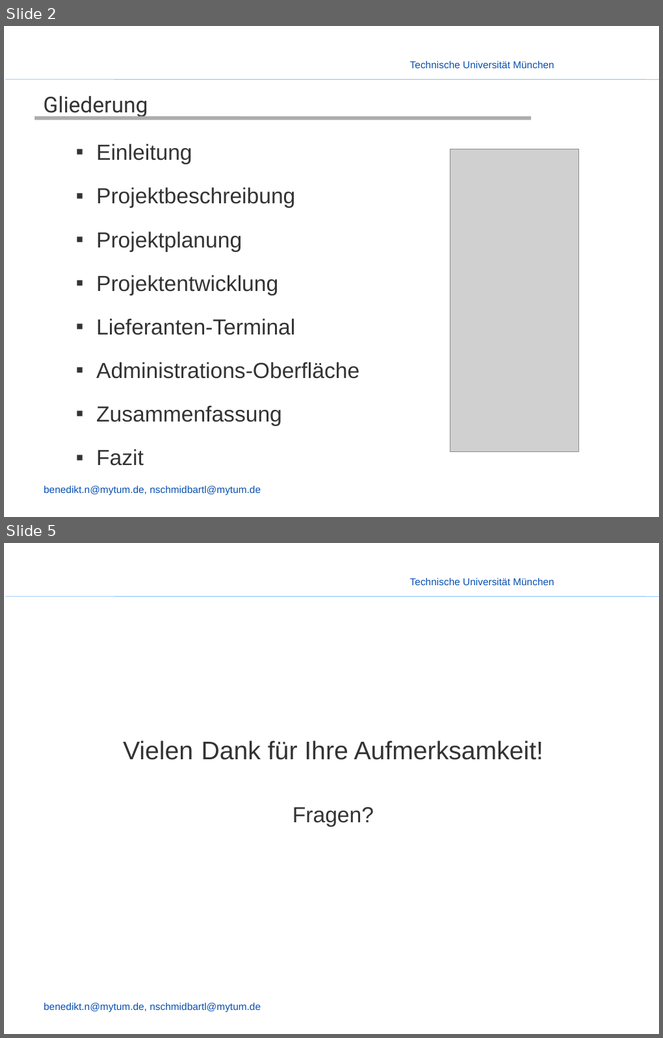
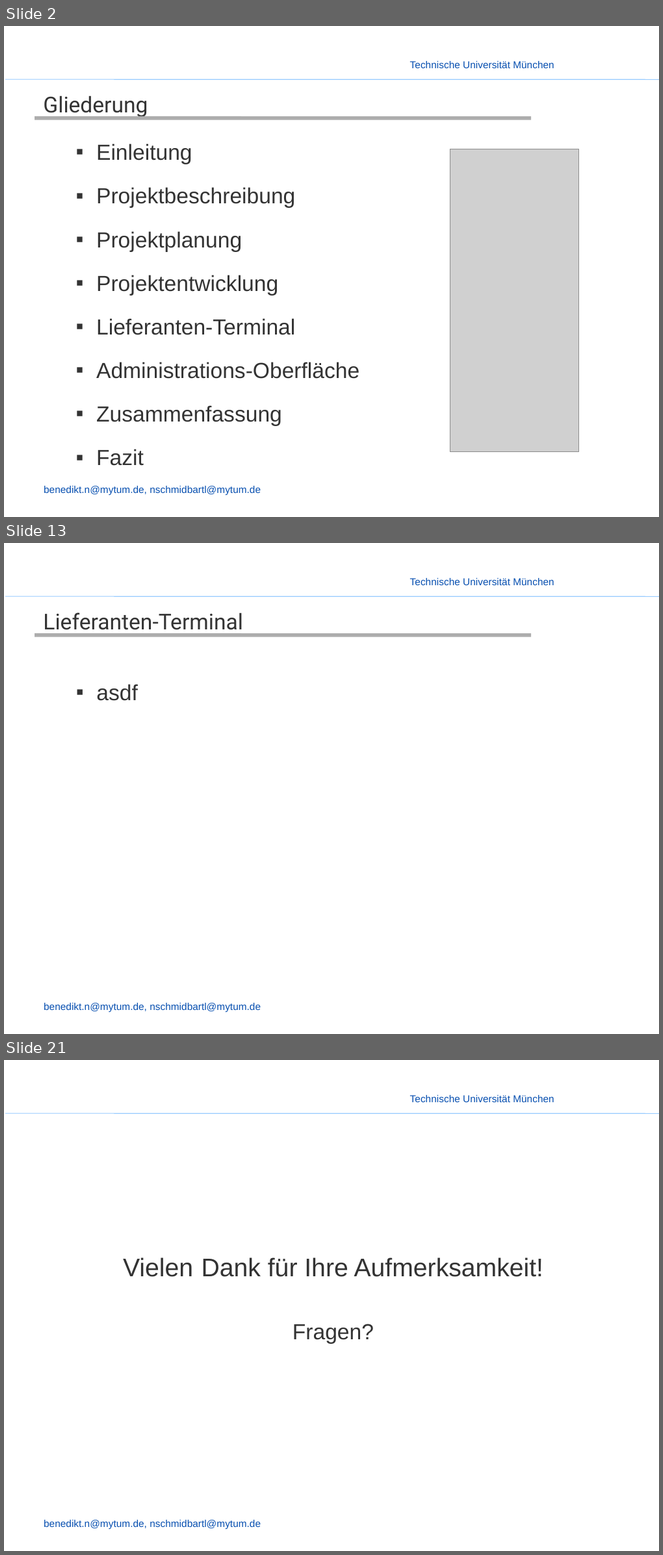
Before and after one commit to enjayes/logistikapp, a slide deck: Präsentation/Presentation - Benjo.pptx. Shown one above the other, each under a label of ours: slides 2 and 5 before the commit, slides 2, 13 and 21 after it; the slides between them are not shown. The pictures are 663x1038 and 663x1555 pixels, drawn with LibreOffice and Linux fonts; fonts in the diff are those of the drawing; grey boxes stand for pictures; background and template pictures are left out. Boxes give left, top, right and bottom in pixels: in the first picture for what was removed or moved away, otherwise in the second. Text is boxed around its words. In the diff, an @@ line names an element or a change of style, - is before the commit and + after.

```diff
--- a/Präsentation/Presentation - Benjo.pptx
+++ b/Präsentation/Presentation - Benjo.pptx
@@ slide 13 added at [4, 543, 659, 1034], background picture (left out); not listed: 3 template elements that a slide beside it also shows @@
@@ title added at [43, 613, 243, 635], 24 pt, text #333333 @@
+  Lieferanten-Terminal
@@ line added from (35, 635) to (531, 635), #ADADAD 4 pt @@
@@ text added at [96, 684, 137, 701], 24 pt, text #333333 @@
+  ▪ asdf
@@ what was slide 5 is now slide 21 @@
```
Also in this commit, not shown: 1 slide changed, 16 other slides added, 1 slide removed, 1 other file.
